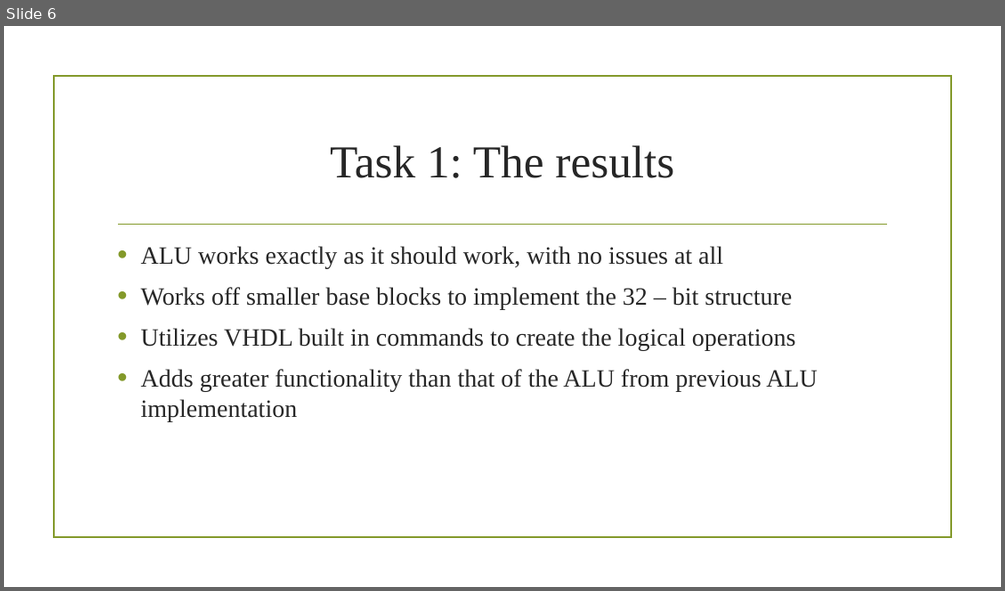
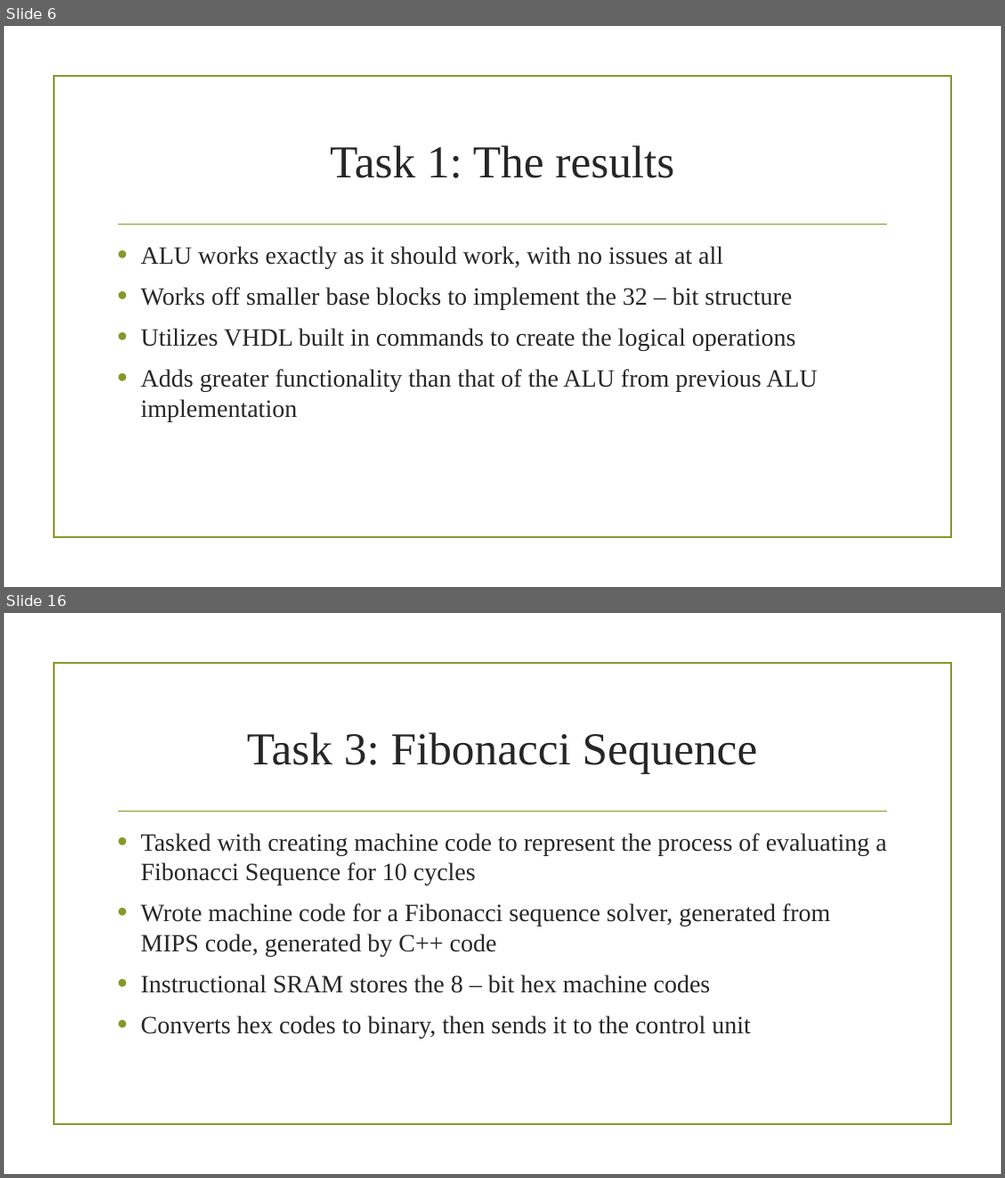
Before and after one commit to Astalidan/LiProject, a slide deck: Documentation/Li_Project_PowerPoint.pptx. Shown one above the other, each under a label of ours: slide 6 before the commit, slides 6 and 16 after it; the slides between them are not shown. The pictures are 1005x591 and 1005x1178 pixels, drawn with LibreOffice and Linux fonts; fonts in the diff are those of the drawing; background and template pictures are left out. Boxes give left, top, right and bottom in pixels: in the first picture for what was removed or moved away, otherwise in the second. Text is boxed around its words. In the diff, an @@ line names an element or a change of style, - is before the commit and + after.

```diff
--- a/Documentation/Li_Project_PowerPoint.pptx
+++ b/Documentation/Li_Project_PowerPoint.pptx
@@ slide 16 added at [4,613,1001,1174], background picture (left out); not listed: 2 template elements that a slide beside it also shows @@
@@ title added at [247,732,758,774], 44 pt, text #262626 @@
+Task 3: Fibonacci Sequence
@@ text added at [141,833,886,1038], 24 pt, text #262626 @@
+• Tasked with creating machine code to represent the process of evaluating a Fibonacci Sequence for 10 cycles
+• Wrote machine code for a Fibonacci sequence solver, generated from MIPS code, generated by C++ code
+• Instructional SRAM stores the 8 – bit hex machine codes
+• Converts hex codes to binary, then sends it to the control unit
```
Also in this commit, not shown: 13 other slides added.
